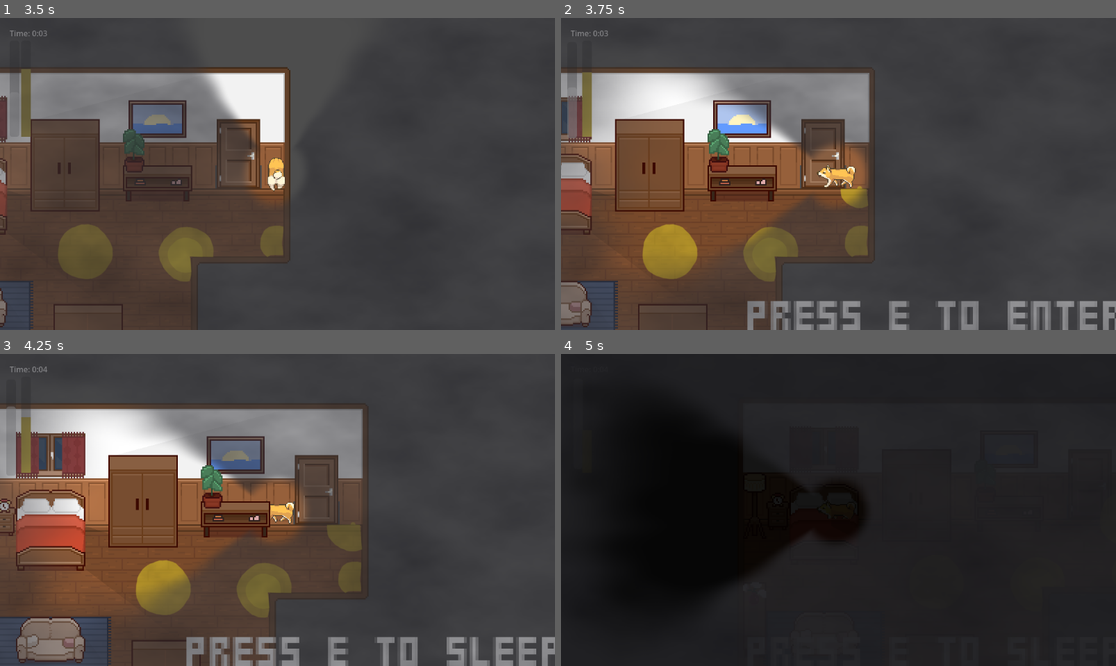
Above: before the commit, frames 1-4 (two rows, left to right).
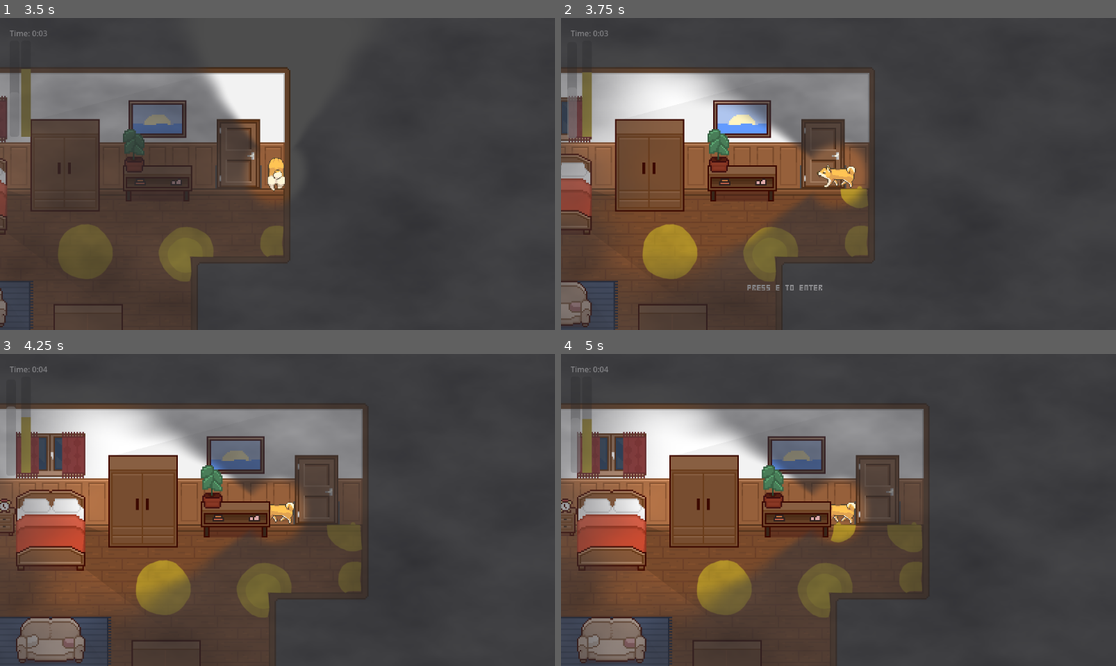
Above: after the commit, the same moments.

Repository: ethantheb/jammers
Game: Godot game, scene res://scenes/bedroom.tscn
Two runs of this game, one before a commit and one after it. Both use one fixed random seed, a clock stepped at 60 frames per second and the inputs below.
Inputs:
- Up to frame 1 (3.5 s): tap Enter at 0.5 s; hold Right (ui_right) 0.53-1.28 s; hold Q 0.53-1.28 s; hold Down (ui_down) 1.28-2.03 s; tap Q at 1.35, 2.85 s; hold Right (ui_right) 2.03-2.78 s; hold Q 2.03-2.78 s; hold Up (ui_up) from 2.78 s (still down)
- Up to frame 2 (3.75 s): release Up (ui_up) at 3.53 s; hold Left (ui_left) from 3.53 s (still down); hold Q from 3.53 s (still down)
- Up to frame 3 (4.25 s): keep holding Left (ui_left); keep holding Q
- Up to frame 4 (5 s): keep holding Left (ui_left); tap E at 4.25 s; release Q at 4.28 s; tap Q at 4.35 s

Frame 1 is identical in both runs. In frame 2, 3.1% of the frame differs, in the area x 33-100%, y 85-100%; in frame 3, 2.9%; in frame 4, 94%, in the area x 0-100%, y 0-100%.

Commit message:
fix scales in dog mode

Diff:
--- a/scripts/player.gd
+++ b/scripts/player.gd
@@ -75,8 +75,8 @@
 
 	if dog_mode:
 		# TODO: Remove these scales if we settle on dog mode
-		$PlayerRayCast.scale = 10.0 * Vector2.ONE
-		$PlayerLabel.scale = 2.0 * Vector2.ONE
+		$PlayerRayCast.scale = 2.0 * Vector2.ONE
+		$PlayerLabel.scale = 0.4 * Vector2.ONE
 
 	_prev_position = global_position
 	_bump_sound = load(BUMP_SOUND_PATH)
